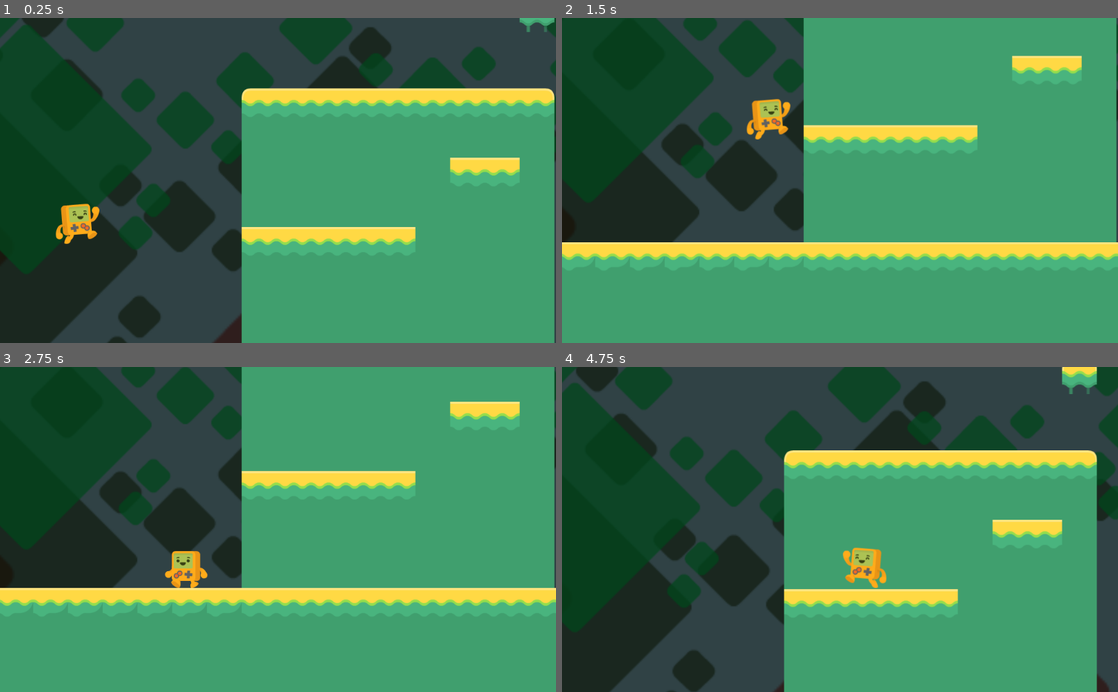
Above: before the commit, frames 1-4 (two rows, left to right).
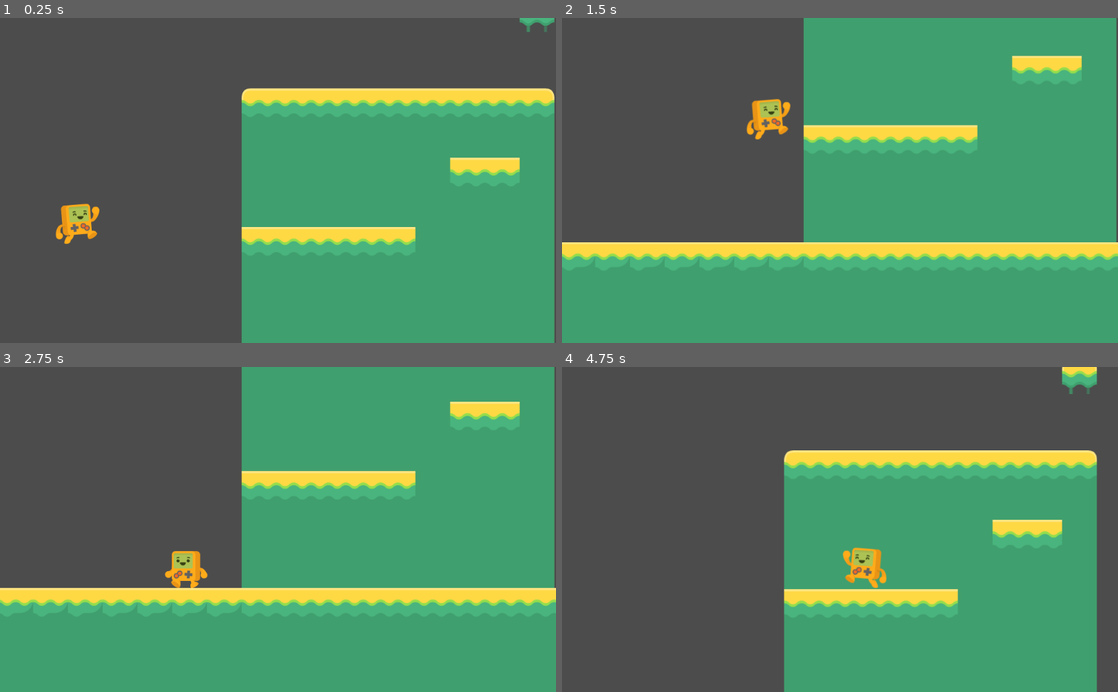
Above: after the commit, the same moments.

Repository: theaob/platformergodot
Game: Godot game, scene res://Scenes/Level1.tscn
Two runs of this game, one before a commit and one after it. Both use one fixed random seed, a clock stepped at 60 frames per second and the inputs below.
Inputs:
- Up to frame 1 (0.25 s): no input
- Up to frame 2 (1.5 s): hold Right (right) from 0.53 s (still down); tap Space (jump) at 0.77 s
- Up to frame 3 (2.75 s): tap Space (jump) at 1.52 s; release Right (right) at 2.03 s; hold Left (left) from 2.03 s (still down)
- Up to frame 4 (4.75 s): release Left (left) at 2.78 s; hold Right (right) 2.78-4.28 s; tap Space (jump) at 3.02, 3.77, 4.52 s; hold Left (left) from 4.28 s (still down)

The runs differ from the first frame. In frame 1, 55% of the frame differs, in the area x 0-100%, y 0-100%; in frame 2, 29%; in frame 3, 29%; in frame 4, 58%.

Commit message:
added fall zone

Diff:
--- a/Scenes/Level1.tscn
+++ b/Scenes/Level1.tscn
@@ -14,6 +14,9 @@
 
 [sub_resource type="RectangleShape2D" id=3]
 extents = Vector2( 288, 32 )
+
+[sub_resource type="RectangleShape2D" id=4]
+extents = Vector2( 764, 30 )
 
 [node name="Level1" type="Node2D"]
 
@@ -64,6 +67,7 @@
 [node name="ParallaxBackground" type="ParallaxBackground" parent="."]
 
 [node name="PurpleSky" type="ParallaxLayer" parent="ParallaxBackground"]
+visible = false
 modulate = Color( 0.568627, 0.968627, 0.564706, 1 )
 motion_mirroring = Vector2( 1280, 960 )
 
@@ -73,6 +77,7 @@
 centered = false
 
 [node name="BoxesFar" type="ParallaxLayer" parent="ParallaxBackground"]
+visible = false
 modulate = Color( 0.521569, 0.0352941, 0, 0.572549 )
 position = Vector2( 0, -500 )
 motion_scale = Vector2( 0.2, 0.2 )
@@ -84,6 +89,7 @@
 centered = false
 
 [node name="BoxesMiddle" type="ParallaxLayer" parent="ParallaxBackground"]
+visible = false
 modulate = Color( 0.101961, 0.270588, 0.0196078, 0.572549 )
 position = Vector2( 0, -500 )
 motion_scale = Vector2( 0.4, 0.4 )
@@ -95,6 +101,7 @@
 centered = false
 
 [node name="BoxesNearby" type="ParallaxLayer" parent="ParallaxBackground"]
+visible = false
 modulate = Color( 0, 1, 0.203922, 0.737255 )
 position = Vector2( 0, -500 )
 motion_scale = Vector2( 0.7, 0.7 )
@@ -104,3 +111,14 @@
 scale = Vector2( 2, 2 )
 texture = ExtResource( 5 )
 centered = false
+
+[node name="FallZone" type="Area2D" parent="."]
+position = Vector2( 1768, 760 )
+__meta__ = {
+"_edit_group_": true
+}
+
+[node name="CollisionShape2D" type="CollisionShape2D" parent="FallZone"]
+shape = SubResource( 4 )
+
+[connection signal="body_entered" from="FallZone" to="Steve" method="_on_FallZone_body_entered"]
--- a/Scenes/Player.gd
+++ b/Scenes/Player.gd
@@ -6,7 +6,7 @@
 const GRAVITY = 35;
 const LERP_WEIGHT = 0.15;
 
-func _physics_process(delta):
+func _physics_process(_delta):
 	if Input.is_action_pressed("right"):
 		velocity.x = X_SPEED;
 		$AnimatedSprite.play("walk");
@@ -29,3 +29,7 @@
 	velocity = move_and_slide(velocity, Vector2.UP);
 
 	velocity.x = lerp(velocity.x, 0, LERP_WEIGHT);
+
+
+func _on_FallZone_body_entered(_body):
+	get_tree().change_scene("res://Scenes/Level1.tscn");
Not shown: 1 places in Scenes/Level1.tscn that only renumber resources
Binary file added: icon.png
Not shown, added: icon.png.import
